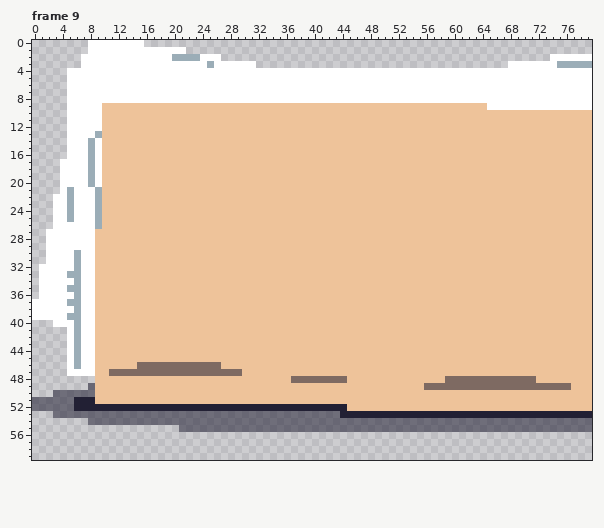
Pixel-art file: assets/images/ui/folder_drop.aseprite. Above is the file before it was changed.
80x60 pixels, 9 frames. Shown: frame 9. The commit also changed other frames, which this record leaves out.
And afterwards:
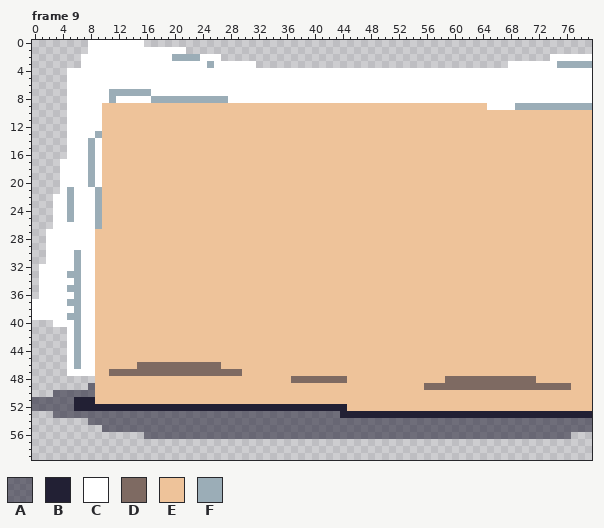
Palette (. is transparent): A #2220348c  B #222034  C #ffffff  D #7e6a62  E #eec39a  F #9badb7
Change:
Changed rows in their new state; - is an unchanged pixel.
Frame 9, layers "Pages", "Shadow":
first column x 11:
 7 FFFFFF---------------------------------------------------------------
 8 F-----FFFFFFFFFFF----------------------------------------------------
 9 ----------------------------------------------------------FFFFFFFFFFF
first column x 10:
55 AAAAAAAAAAA--------------------------------------------------------
56 ------AAAAAAAAAAAAAAAAAAAAAAAAAAAAAAAAAAAAAAAAAAAAAAAAAAAAAAAAAAAAA
